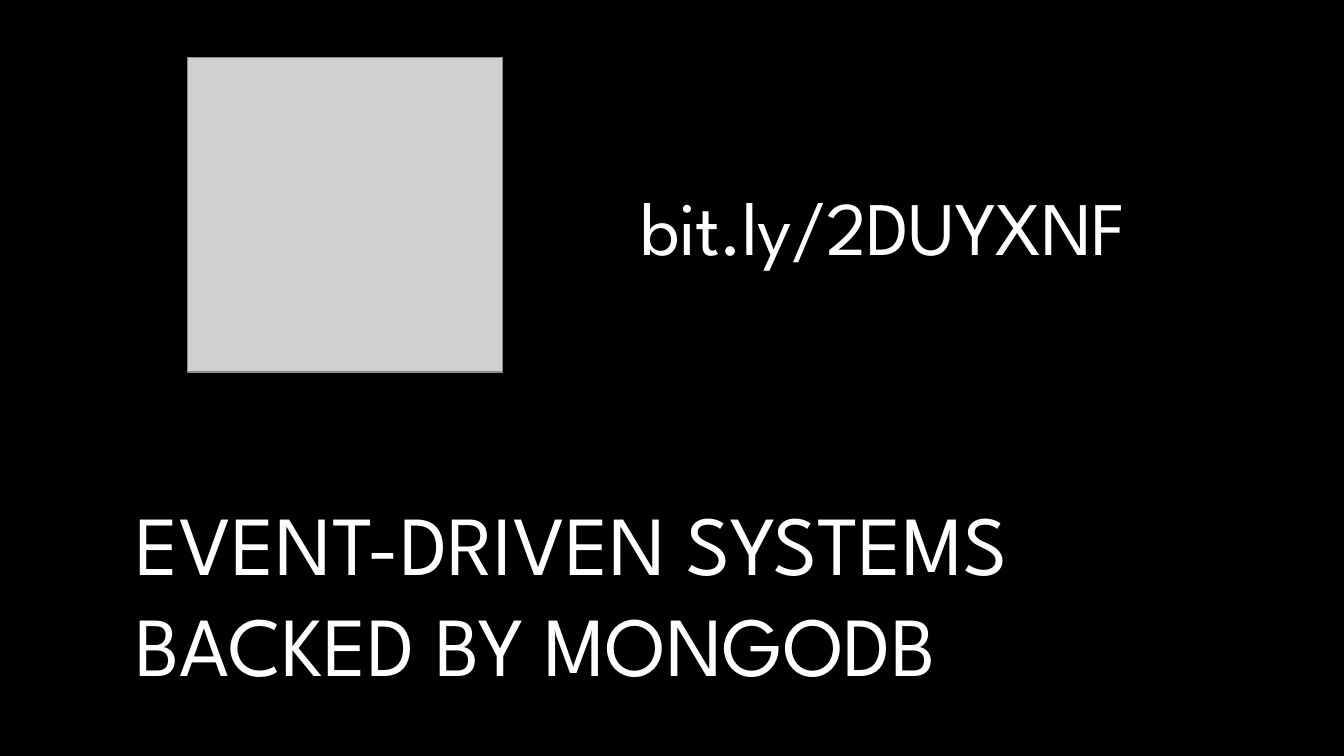
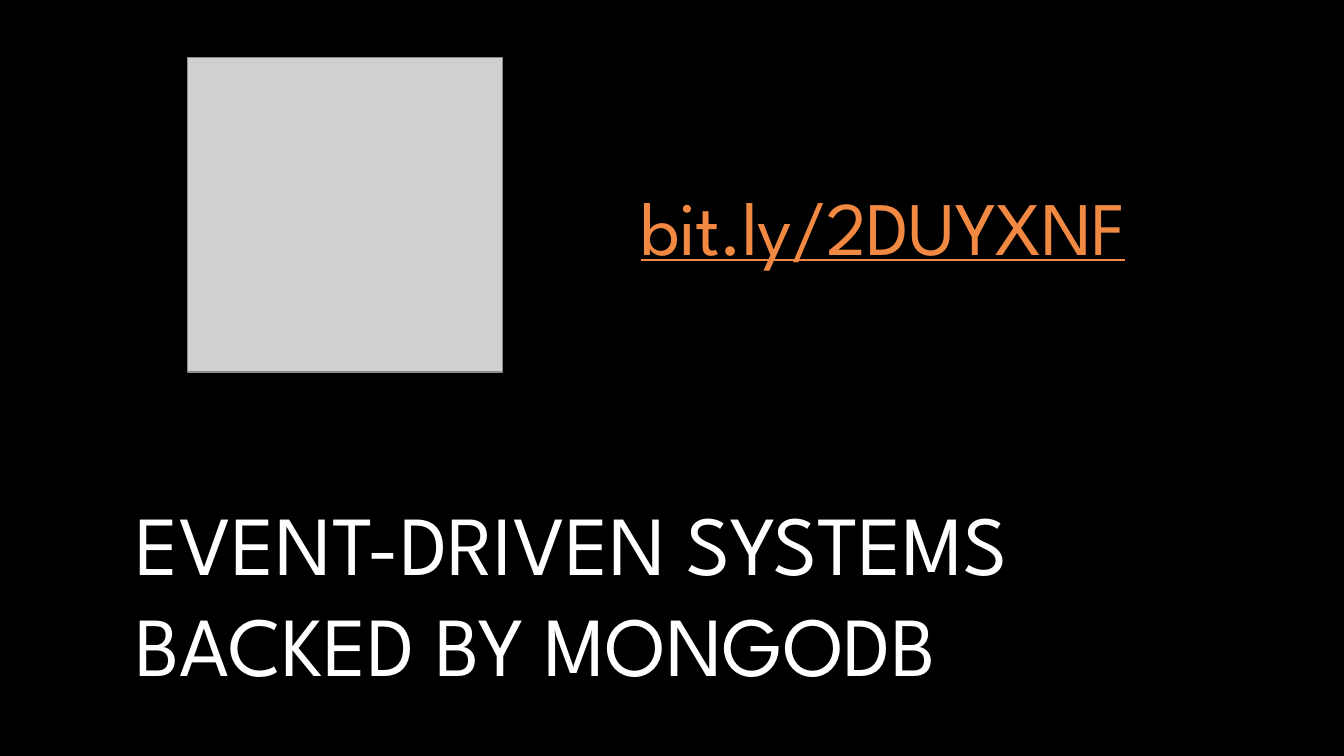
Before and after one commit to andrii-litvinov/event-driven-mongodb, a slide deck: slide 1 of t18-event-mongodb.pptx. Drawn at 1344x756 pixels with LibreOffice and Linux fonts; fonts in the diff are those of the drawing; grey boxes stand for pictures; background and template pictures are left out. Boxes give left, top, right and bottom in pixels: in the first picture for what was removed or moved away, otherwise in the second. Text is boxed around its words. In the diff, an @@ line names an element or a change of style, - is before the commit and + after.

```diff
--- a/t18-event-mongodb.pptx
+++ b/t18-event-mongodb.pptx
@@ text "bit.ly/2DUYXNF" at (x1=641, y1=203, x2=1126, y2=271): text colour #FFFFFF to #F28943, underline on @@
```
Also in this commit, not shown: 1 other slide changed.
